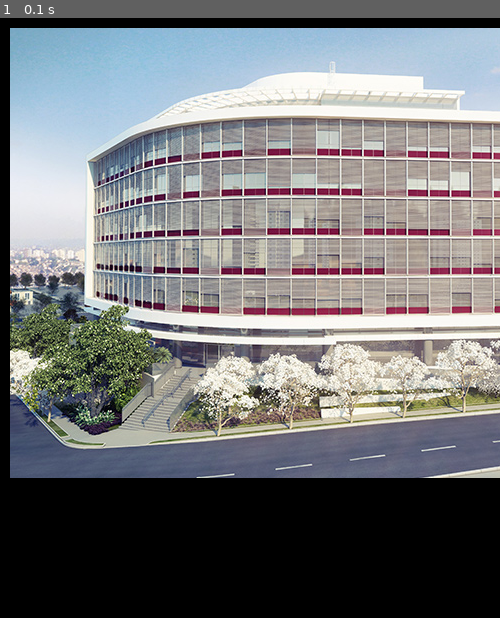
Above: before the commit, frame 1.
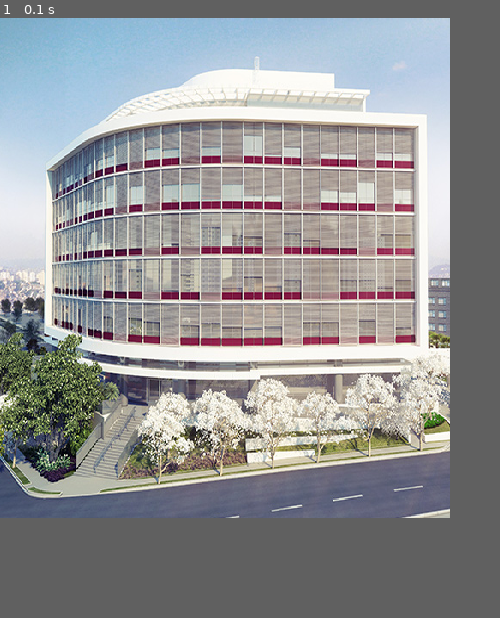
Above: after the commit, the same moment.

Repository: HudsonArauj/jogo_pygame
Game: pygame game, started from jogo_1.py
Same seed, same stepped clock (60 frames per second), same inputs: the game is played once before the commit and once after it.
Inputs:
- Up to frame 1 (0.1 s): no input
In our replay, the window is 500x600 before the commit and 450x500 after it. These sizes can differ from the game's own. Grey fills any space a smaller window leaves; there, only what the larger window draws over its background counts as a difference.

The runs differ from the first frame. In frame 1, 61% of the frame differs, in the area x 0-100%, y 0-84%.

Commit message:
Deixei o background na escala certa

Diff:
--- a/jogo_1.py
+++ b/jogo_1.py
@@ -3,10 +3,12 @@
 pygame.init()
 
 #tela principal
-window = pygame.display.set_mode((500, 600))
+window = pygame.display.set_mode((450, 500))
 pygame.display.set_caption('Diploma Battle')
 
 background = pygame.image.load('imagens/fachada_insper.jpg').convert()
+background_scale = pygame.transform.scale(background, (568, 513))
+#623x550
 
 game = True
 
@@ -22,7 +24,7 @@
 
 
     window.fill((0, 0, 0))  # Preenche com a cor preta
-    window.blit(background, (10, 10))
+    window.blit(background_scale, (-20, 0))
 
     #Atualiza jogo
     pygame.display.update()
